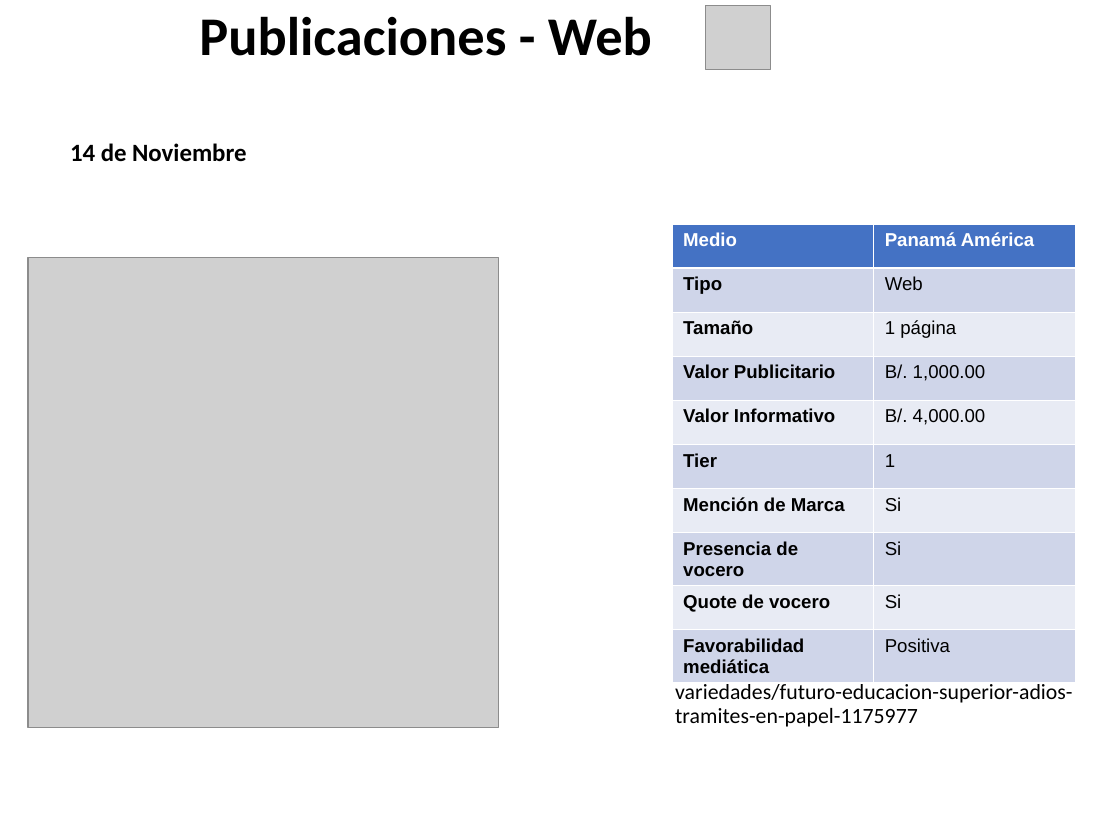
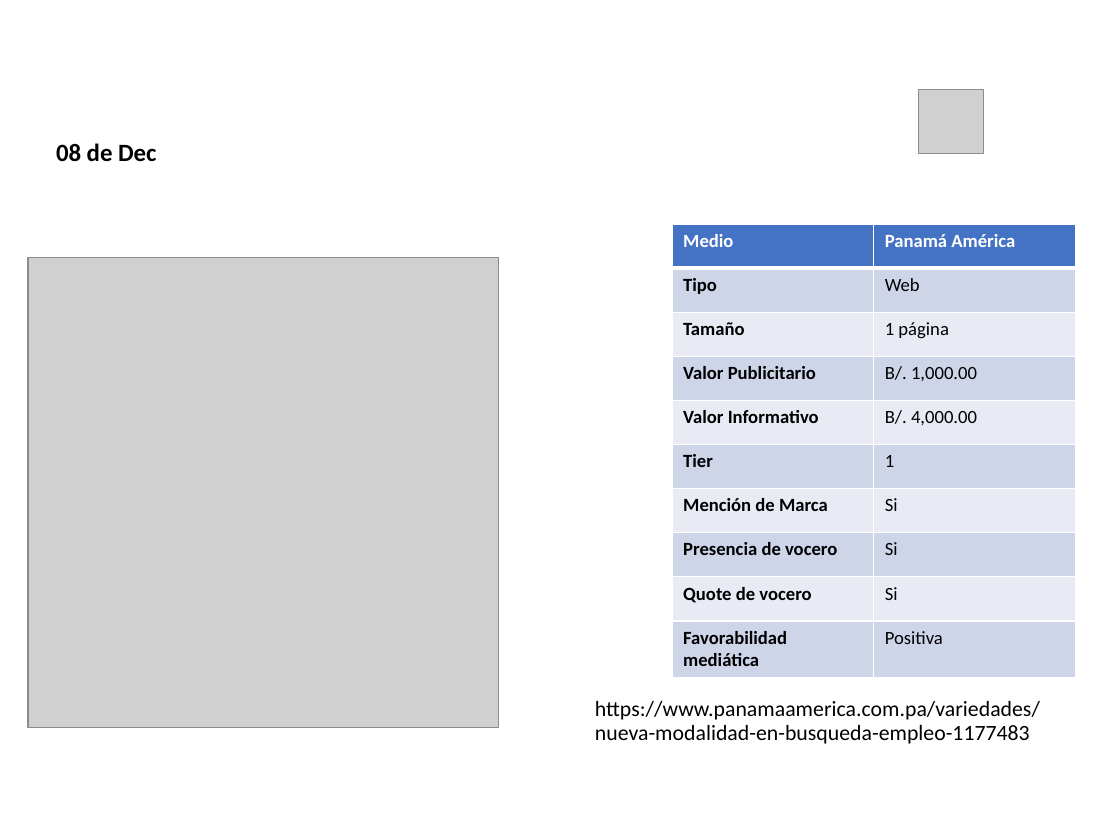
Before and after one commit to dgarci23/Report-Generator, a slide deck: slide 9 of Presentacion Terminada.pptx (slide 1 before the commit). Drawn at 1120x840 pixels with LibreOffice and Linux fonts; fonts in the diff are those of the drawing; grey boxes stand for pictures; background and template pictures are left out. Boxes give left, top, right and bottom in pixels: in the first picture for what was removed or moved away, otherwise in the second. Text is boxed around its words. In the diff, an @@ line names an element or a change of style, - is before the commit and + after.

```diff
--- a/Presentacion Terminada.pptx
+++ b/Presentacion Terminada.pptx
@@ title "Publicaciones - Web": place and size @@
-title "Publicaciones - Web" at [199,16,652,56]
+title "Publicaciones - Web" at [160,2,893,92]
@@ title "Publicaciones - Web" at [160,2,893,92]: text colour #000000 to #FFFFFF @@
@@ picture: place and size @@
-picture at [706,6,771,69]
+picture at [918,90,983,153]
@@ text at [56,143,157,162]: text changed @@
-14 de Noviembre
+08 de Dec
@@ table at [672,224,1075,670] @@
@@ font Arial to Calibri @@
@@ text at [595,701,1040,744]: text changed @@
-https://www.panamaamerica.com.pa/variedades/futuro-educacion-superior-adios-tramites-en-papel-1175977
+https://www.panamaamerica.com.pa/variedades/nueva-modalidad-en-busqueda-empleo-1177483
```
Also in this commit, not shown: 22 other slides changed, 3 slides removed, 4 other files.
